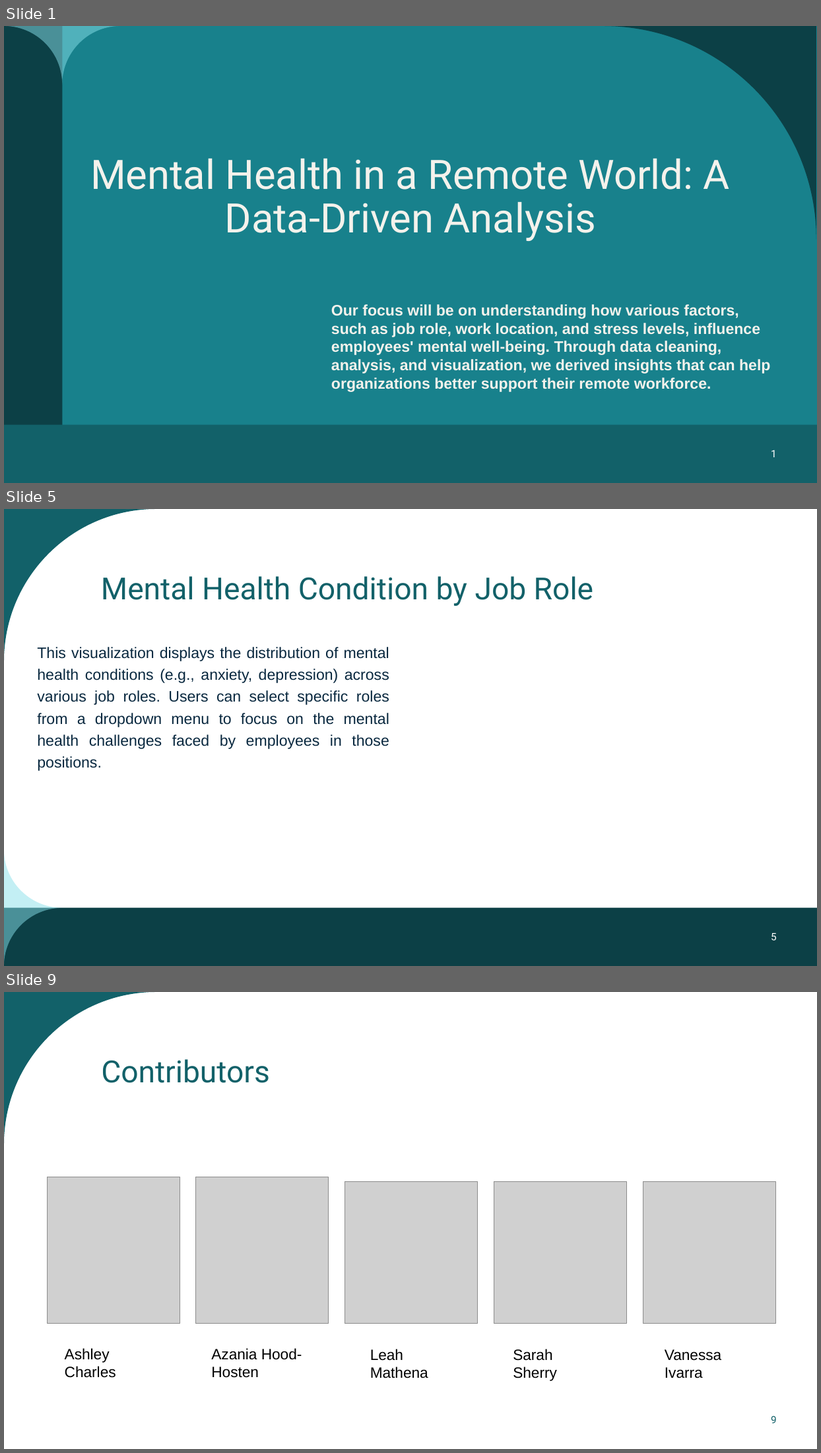
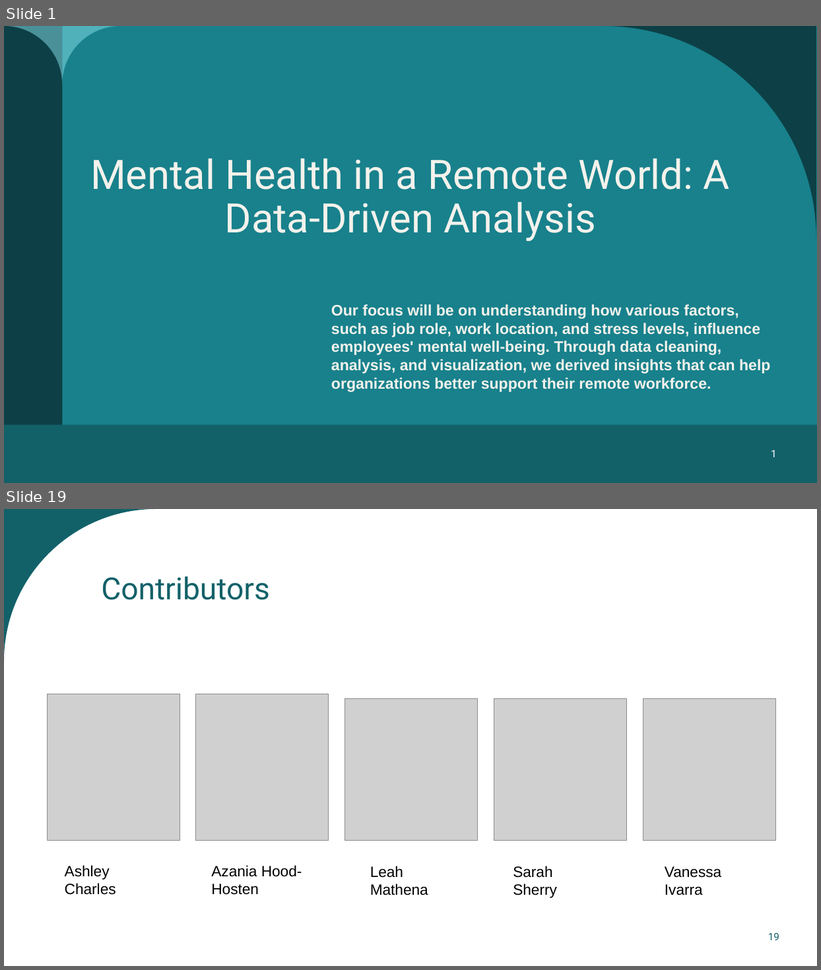
Before and after one commit to AzaniaHH/Project-3, a slide deck: Mental Health presentation.pptx. Shown one above the other, each under a label of ours: slides 1, 5 and 9 before the commit, slides 1 and 19 after it; the slides between them are not shown. The pictures are 821x1453 and 821x970 pixels, drawn with LibreOffice and Linux fonts; fonts in the diff are those of the drawing; grey boxes stand for pictures. Boxes give left, top, right and bottom in pixels: in the first picture for what was removed or moved away, otherwise in the second. Text is boxed around its words. In the diff, an @@ line names an element or a change of style, - is before the commit and + after.

```diff
--- a/Mental Health presentation.pptx
+++ b/Mental Health presentation.pptx
@@ slide 5 removed at bbox=[4, 509, 817, 966], background #FFFFFF; not listed: 1 template element that a slide beside it also shows @@
@@ title removed at bbox=[101, 576, 594, 606] @@
-Mental Health Condition by Job Role
@@ text removed at bbox=[37, 647, 389, 771] @@
-This visualization displays the distribution of mental health conditions (e.g., anxiety, depression) across various job roles. Users can select specific roles from a dropdown menu to focus on the mental health challenges faced by employees in those positions.
@@ freeform shape removed at bbox=[4, 850, 63, 966] @@
@@ rectangle removed at bbox=[4, 908, 817, 966] @@
@@ page number removed at bbox=[771, 933, 777, 941] @@
-5
@@ what was slide 9 is now slide 19 @@
@@ page number at bbox=[768, 933, 780, 941]: text changed @@
-9
+19
```
Also in this commit, not shown: 2 slides changed, 15 slides added, 4 other slides removed.
